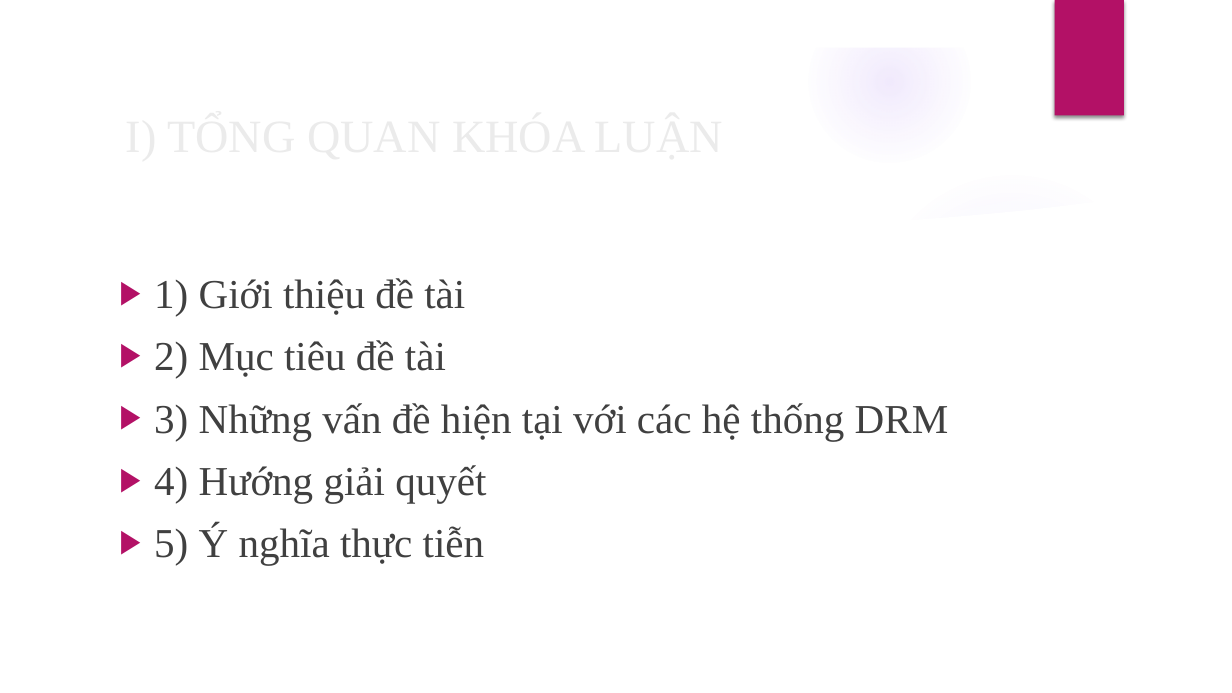
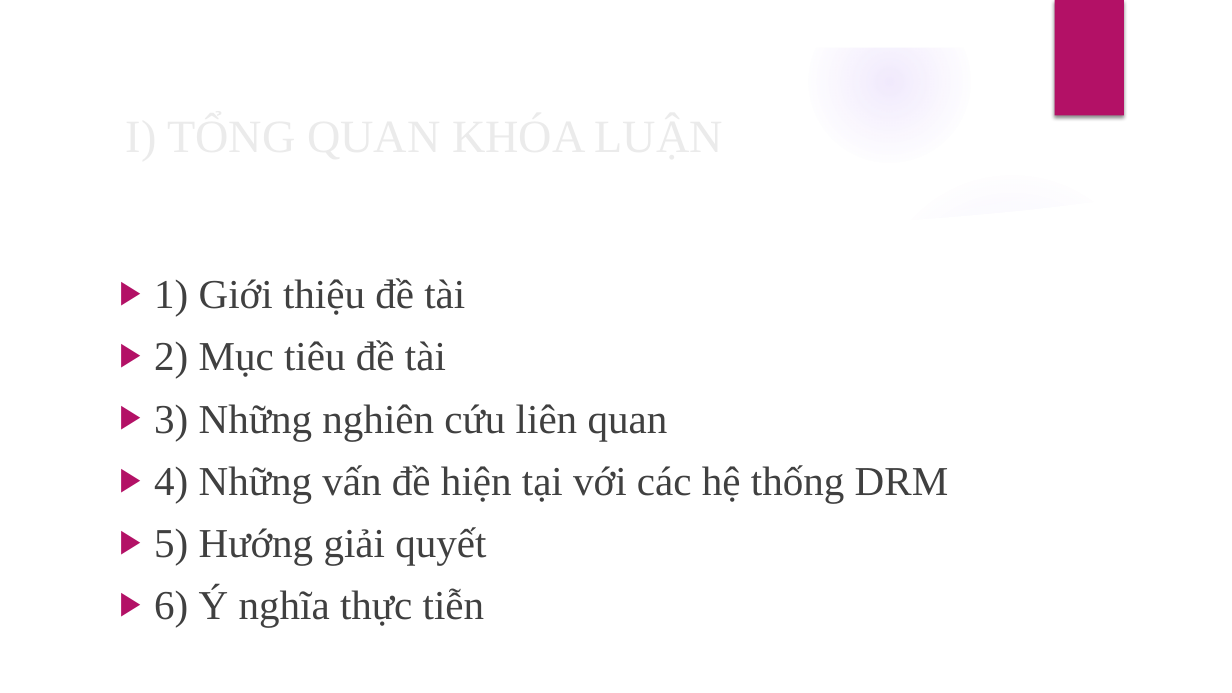
Before and after one commit to TruongThanhNam97/angular-audio, a slide deck: slide 2 of document/BC-LVTN.pptx. Drawn at 1232x693 pixels with LibreOffice and Linux fonts; fonts in the diff are those of the drawing; background and template pictures are left out. Boxes give left, top, right and bottom in pixels: in the first picture for what was removed or moved away, otherwise in the second. Text is boxed around its words. In the diff, an @@ line names an element or a change of style, - is before the commit and + after.

```diff
--- a/document/BC-LVTN.pptx
+++ b/document/BC-LVTN.pptx
@@ text at (154, 404, 949, 627): text changed @@
-▶ 3) Những vấn đề hiện tại với các hệ thống DRM
-▶ 4) Hướng giải quyết
-▶ 5) Ý nghĩa thực tiễn
+▶ 3) Những nghiên cứu liên quan
+▶ 4) Những vấn đề hiện tại với các hệ thống DRM
+▶ 5) Hướng giải quyết
+▶ 6) Ý nghĩa thực tiễn
```
Also in this commit, not shown: 7 other slides changed, 1 slide added, 3 other files.
